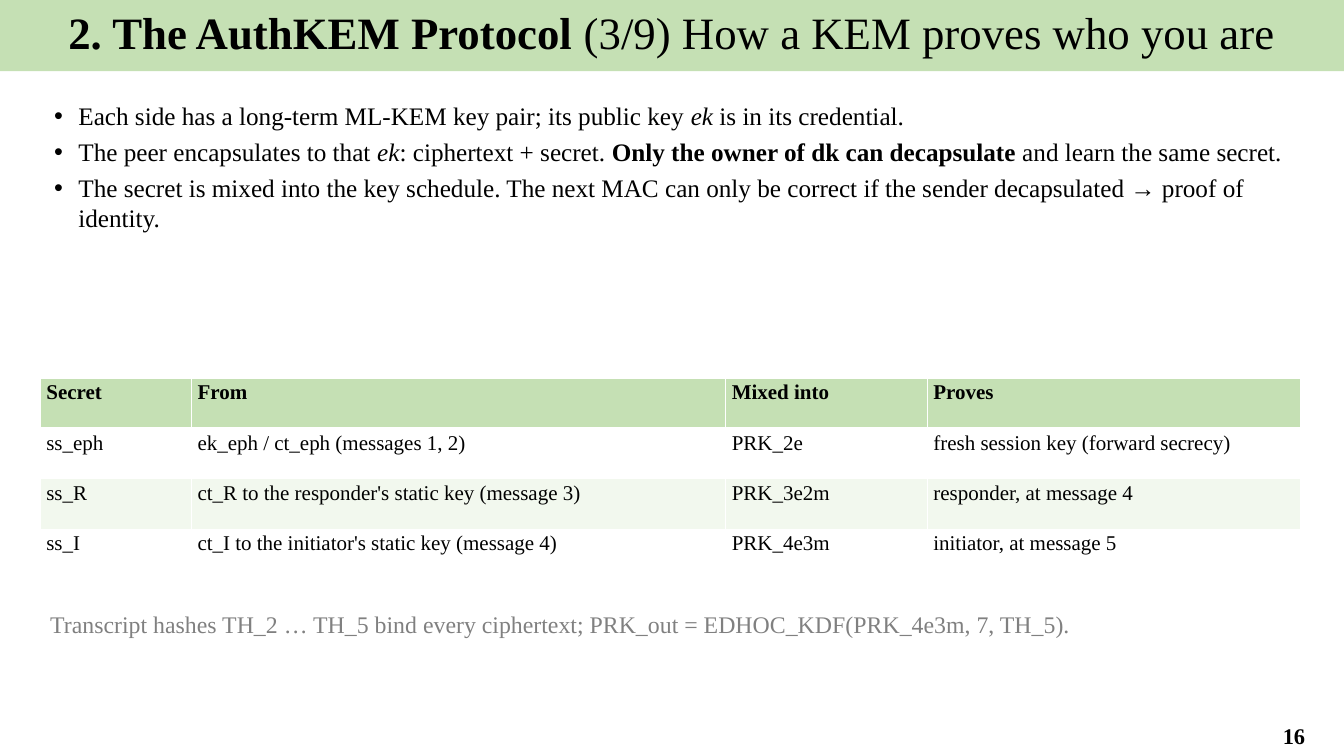
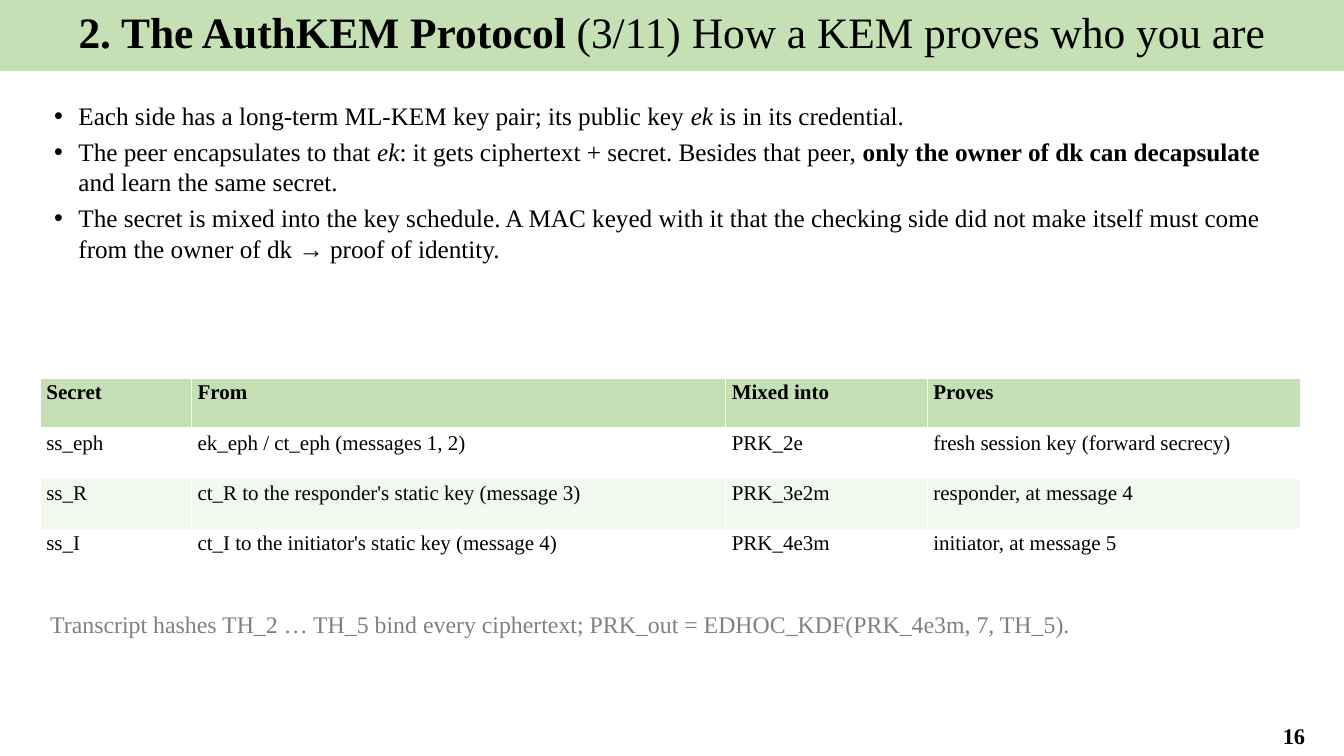
Before and after one commit to Khaiduy/chipyard-edhoc, a slide deck: slide 16 of fpga/sw/export/docs/slides/04_Post-quantum_EDHOC.pptx. Drawn at 1344x756 pixels with LibreOffice and Linux fonts; fonts in the diff are those of the drawing. Boxes give left, top, right and bottom in pixels: in the first picture for what was removed or moved away, otherwise in the second. Text is boxed around its words. In the diff, an @@ line names an element or a change of style, - is before the commit and + after.

```diff
--- a/fpga/sw/export/docs/slides/04_Post-quantum_EDHOC.pptx
+++ b/fpga/sw/export/docs/slides/04_Post-quantum_EDHOC.pptx
@@ text in rectangle at box(79, 18, 1265, 57): text changed; size 32 to 31 pt @@
-2. The AuthKEM Protocol (3/9) How a KEM proves who you are
+2. The AuthKEM Protocol (3/11) How a KEM proves who you are
@@ text at box(78, 143, 1260, 264): text changed @@
-• The peer encapsulates to that ek: ciphertext + secret. Only the owner of dk can decapsulate and learn the same secret.
-• The secret is mixed into the key schedule. The next MAC can only be correct if the sender decapsulated → proof of identity.
+• The peer encapsulates to that ek: it gets ciphertext + secret. Besides that peer, only the owner of dk can decapsulate and learn the same secret.
+• The secret is mixed into the key schedule. A MAC keyed with it that the checking side did not make itself must come from the owner of dk → proof of identity.
```
Also in this commit, not shown: 11 other slides changed, 2 slides added, 13 other files.
